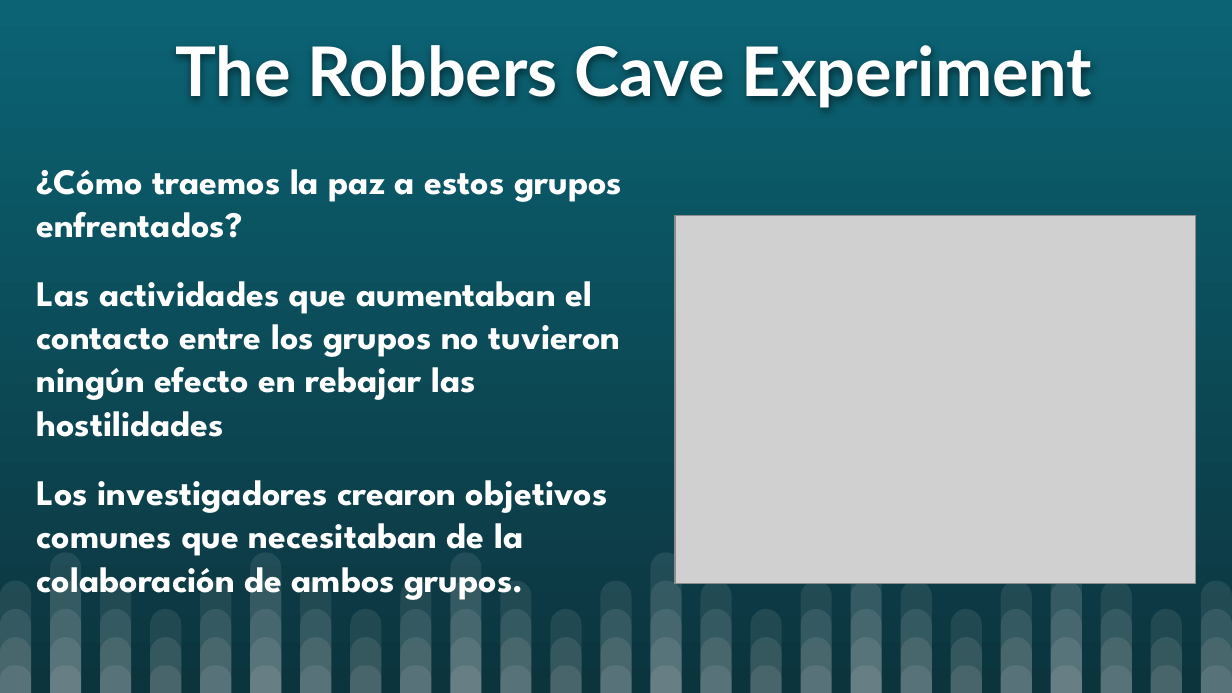
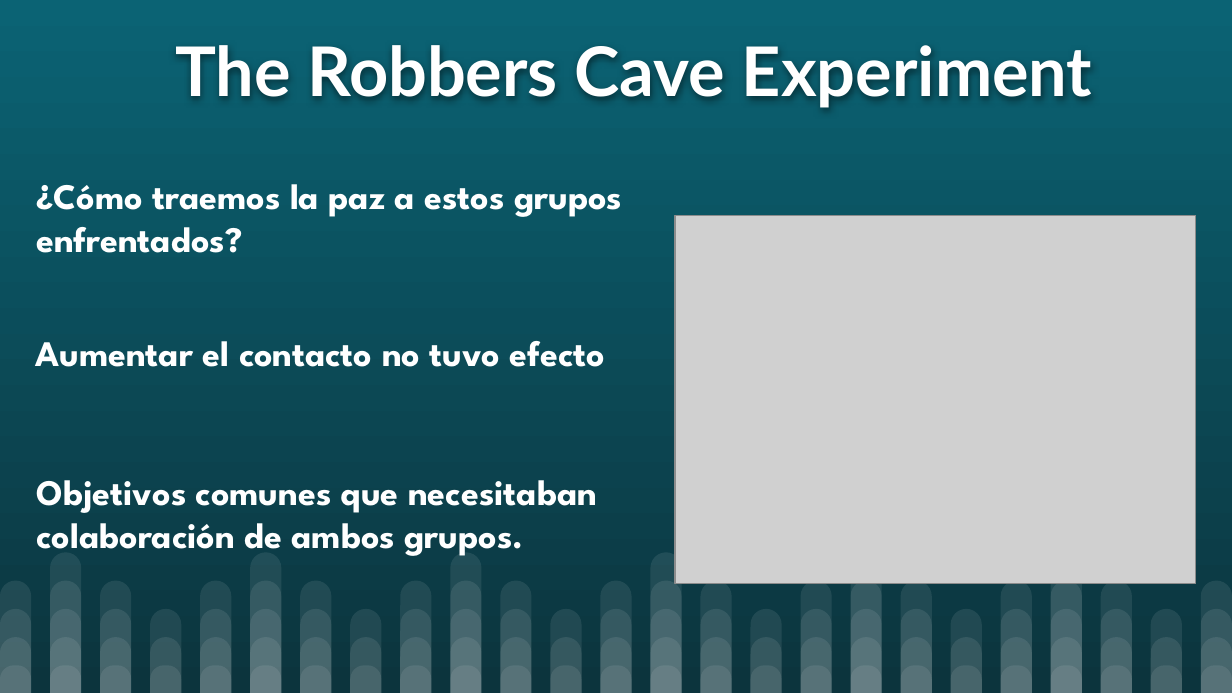
Before and after one commit to CGPerezAranda/Cognici-n-y-comunicaci-n-en-ingenier-a-del-software, a slide deck: slide 13 of Lectura para el 25_03/Grupos.pptx. Drawn at 1232x693 pixels with LibreOffice and Linux fonts; fonts in the diff are those of the drawing; grey boxes stand for pictures. Boxes give left, top, right and bottom in pixels: in the first picture for what was removed or moved away, otherwise in the second. Text is boxed around its words. In the diff, an @@ line names an element or a change of style, - is before the commit and + after.

```diff
--- a/Lectura para el 25_03/Grupos.pptx
+++ b/Lectura para el 25_03/Grupos.pptx
@@ text "¿Cómo traemos la paz a ...": place and size @@
-text "¿Cómo traemos la paz a ..." at bbox=[36, 169, 622, 238]
+text "¿Cómo traemos la paz a ..." at bbox=[36, 184, 622, 253]
@@ text at bbox=[35, 341, 605, 367]: text changed @@
-Las actividades que aumentaban el contacto entre los grupos no tuvieron ningún efecto en rebajar las hostilidades
+Aumentar el contacto no tuvo efecto
@@ text at bbox=[37, 480, 597, 556]: text changed @@
-Los investigadores crearon objetivos comunes que necesitaban de la colaboración de ambos grupos.
+Objetivos comunes que necesitaban colaboración de ambos grupos.
```
Also in this commit, not shown: 10 other slides changed, 19 other files.
